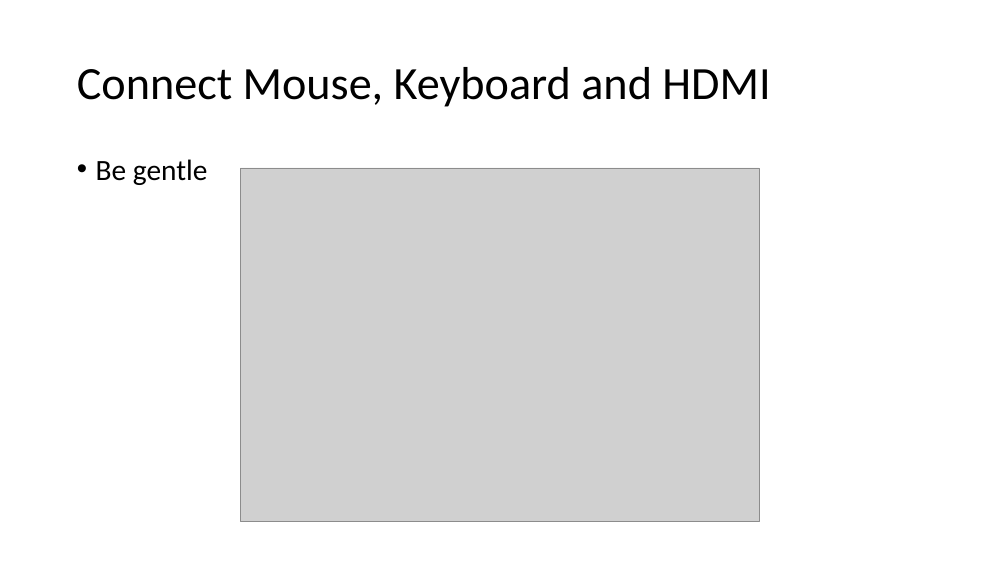
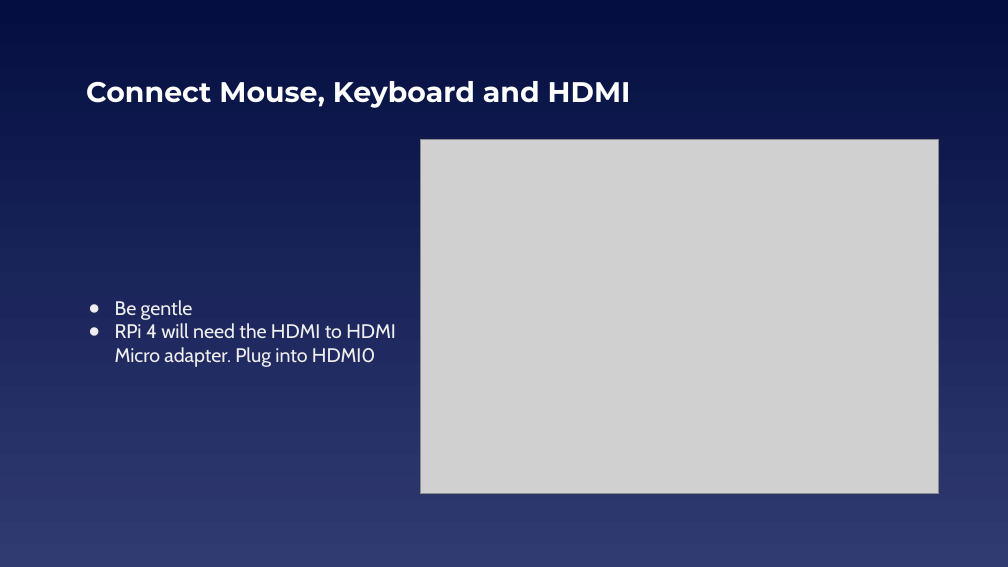
Before and after one commit to EELabMan/Raspberry-Pi-Intro, a slide deck: slide 10 of Raspberry Pi Intro.pptx. Drawn at 1008x567 pixels with LibreOffice and Linux fonts; fonts in the diff are those of the drawing; grey boxes stand for pictures. Boxes give left, top, right and bottom in pixels: in the first picture for what was removed or moved away, otherwise in the second. Text is boxed around its words. In the diff, an @@ line names an element or a change of style, - is before the commit and + after.

```diff
--- a/Raspberry Pi Intro.pptx
+++ b/Raspberry Pi Intro.pptx
@@ background #FFFFFF to gradient #040E41 to #303B72 @@
@@ title "Connect Mouse, Keyboard and HDMI" moved from (x1=77, y1=67, x2=770, y2=107) to (x1=86, y1=81, x2=631, y2=108) @@
@@ title "Connect Mouse, Keyboard and HDMI" at (x1=86, y1=81, x2=631, y2=108): size 44 to 27 pt, font Calibri to Montserrat, text colour #000000 to #FFFFFF, bold on; line spacing 0.9 to 1 @@
@@ picture moved from (x1=240, y1=168, x2=759, y2=522) to (x1=420, y1=140, x2=939, y2=494) @@
@@ text "Be gentle" at (x1=115, y1=300, x2=395, y2=367): vertical alignment top to middle @@
@@ text at (x1=115, y1=323, x2=395, y2=367): paragraph added @@
+● RPi 4 will need the HDMI to HDMI Micro adapter. Plug into HDMI0
@@ text at (x1=115, y1=300, x2=193, y2=320): size 28 to 18.7 pt, font Calibri to Cabin, text colour #000000 to #EFEFEF in "Be gentle"; bullet • to ●; line spacing 0.9 to 1; less space between paragraphs @@
```
Also in this commit, not shown: 14 other slides changed, 4 slides added, 2 slides removed.
